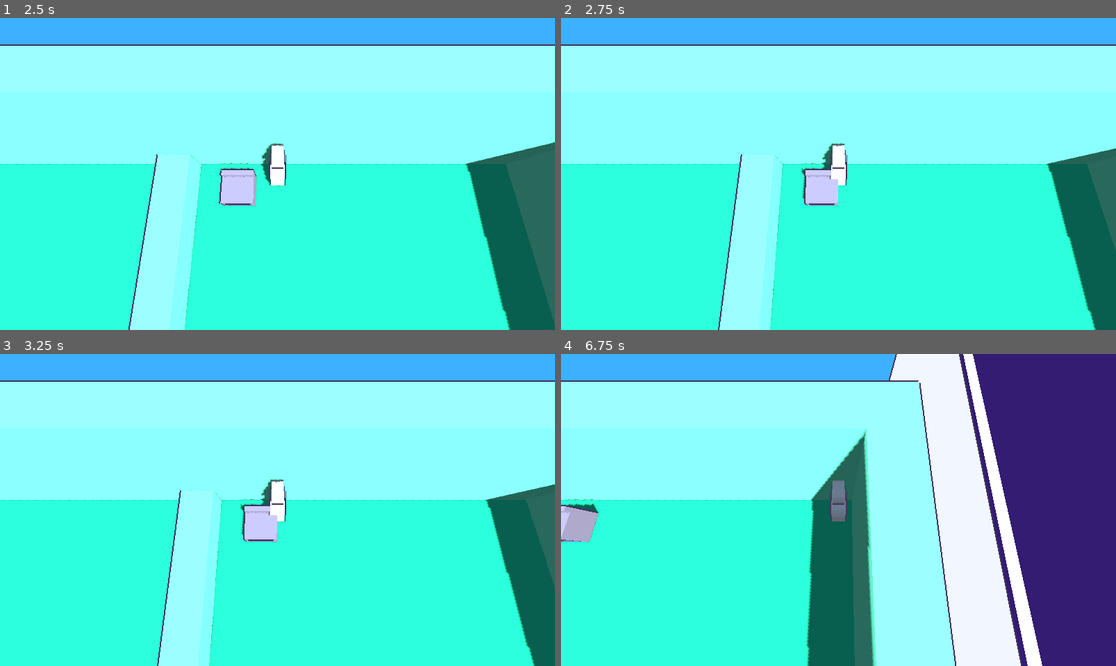
Above: before the commit, frames 1-4 (two rows, left to right).
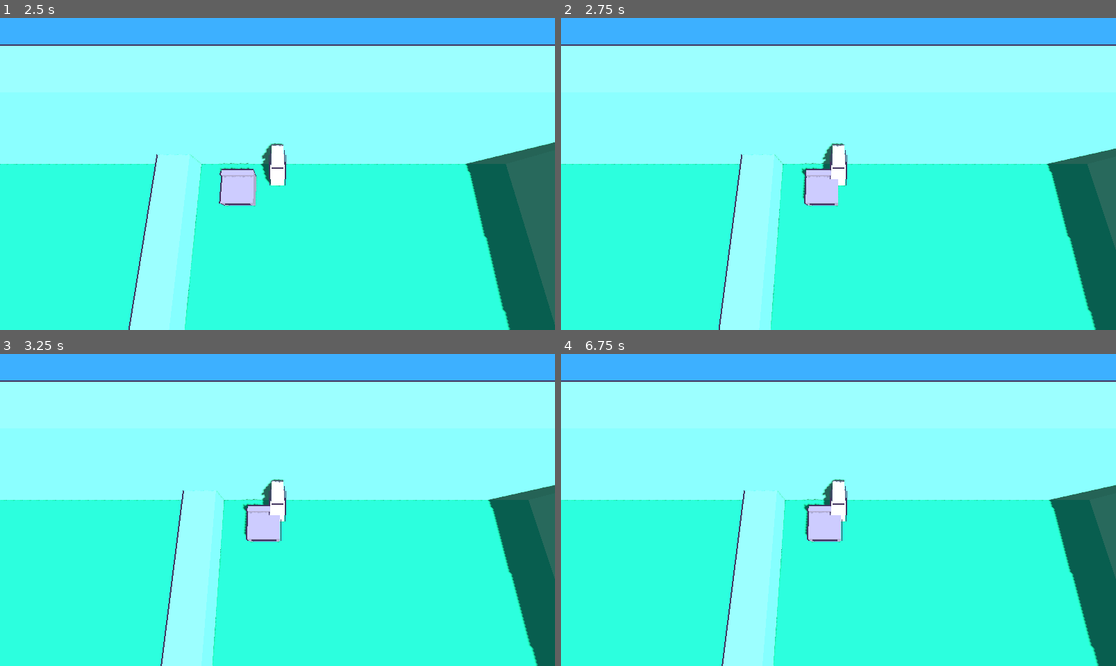
Above: after the commit, the same moments.

Repository: ChWh2/Purrfect-Platter
Game: Godot game, scene res://Scenes/main.tscn
Same seed, same stepped clock (60 frames per second), same inputs: the game is played once before the commit and once after it.
Inputs:
- Up to frame 1 (2.5 s): tap Enter at 0.5 s; hold W (Up) 0.53-2.03 s; tap E (Interact) at 0.6, 2.1 s; tap Q (Throw) at 1.35 s; tap Space at 2 s; hold A (Left) from 2.03 s (still down)
- Up to frame 2 (2.75 s): keep holding A (Left)
- Up to frame 3 (3.25 s): keep holding A (Left); tap Q (Throw) at 2.85 s
- Up to frame 4 (6.75 s): tap Enter at 3.5, 5.75 s; release A (Left) at 3.53 s; hold S (Down) 3.53-4.28 s; tap E (Interact) at 3.6, 5.1, 6.6 s; tap Space at 4.25 s; hold D (Right) 4.28-5.03 s; tap Q (Throw) at 4.35, 5.85 s; hold W (Up) 5.03-5.78 s; hold D (Right) from 5.78 s (still down)

Frame 1 is identical in both runs. In frame 2, 0.2% of the frame differs, in the area x 0-100%, y 40-100%; in frame 3, 1.7%; in frame 4, 52%, in the area x 0-100%, y 0-100%.

Commit message:
added Customer Despawning

Diff:
--- a/Scenes/customer.tscn
+++ b/Scenes/customer.tscn
@@ -6,15 +6,19 @@
 
 [sub_resource type="CapsuleShape3D" id="CapsuleShape3D_f756n"]
 
+[sub_resource type="CylinderShape3D" id="CylinderShape3D_nt5kw"]
+height = 3.0
+radius = 1.5
+
 [node name="PathFollow3D" type="PathFollow3D"]
 script = ExtResource("1_cf4kh")
 
-[node name="RigidBody3D" type="RigidBody3D" parent="."]
+[node name="Body" type="RigidBody3D" parent="."]
 
-[node name="MeshInstance3D" type="MeshInstance3D" parent="RigidBody3D"]
+[node name="MeshInstance3D" type="MeshInstance3D" parent="Body"]
 mesh = SubResource("CapsuleMesh_yhahy")
 
-[node name="CollisionShape3D" type="CollisionShape3D" parent="RigidBody3D"]
+[node name="CollisionShape3D" type="CollisionShape3D" parent="Body"]
 shape = SubResource("CapsuleShape3D_f756n")
 
 [node name="Patience" type="Timer" parent="."]
@@ -29,4 +33,12 @@
 "
 font_size = 100
 
+[node name="FishGrab Radius" type="Area3D" parent="."]
+collision_layer = 2
+collision_mask = 2
+
+[node name="CollisionShape3D" type="CollisionShape3D" parent="FishGrab Radius"]
+shape = SubResource("CylinderShape3D_nt5kw")
+
 [connection signal="timeout" from="Patience" to="." method="patienceTimeout"]
+[connection signal="body_entered" from="FishGrab Radius" to="." method="enterGrabRadius"]
--- a/Scripts/Classes/CustomerClass.gd
+++ b/Scripts/Classes/CustomerClass.gd
@@ -6,9 +6,23 @@
 
 var firstInLine : bool = false
 
+var readyForDeletion : bool = false
+
 
 func _process(_delta):
 	patienceBar.text = str(patience.time_left).pad_decimals(2)
 
 func patienceTimeout():
 	Global.endGame()
+
+func enterGrabRadius(body):
+	if body is Grabable:
+		if body.itemID == 2:
+			eatFish(body)
+			readyForDeletion = true
+
+func eatFish(fish : Grabable):
+	if Global.heldItem == Grabable:
+		Global.useItem()
+	else:
+		fish.queue_free()
--- a/Scripts/mainGameManager.gd
+++ b/Scripts/mainGameManager.gd
@@ -13,15 +13,24 @@
 
 	customers.append(newCustomer)
 
+func destroyCustomer(i : int):
+	var c = customers[i]
+	customers.remove_at(i)
+	c.queue_free()
+
 func _process(delta):
+	for i in customers.size():
+		if(customers[i].readyForDeletion):
+			destroyCustomer(i)
+
 	for i in customers.size():
 		if(i == 0):
 			customers[i].firstInLine = true
 
-		var position = customers[i].progress - customerSpeed * delta
-		position = clamp(position, i * customerFollowDistance, $Customers.curve.get_baked_length())
+		var customerPosition = customers[i].progress - customerSpeed * delta
+		customerPosition = clamp(customerPosition, i * customerFollowDistance, $Customers.curve.get_baked_length())
 
-		customers[i].progress = position
+		customers[i].progress = customerPosition
 		if customers[i].progress > $Customers.curve.get_baked_length():
 			Global.endGame()
 
Not shown: 1 places in Scenes/customer.tscn that only renumber resources
